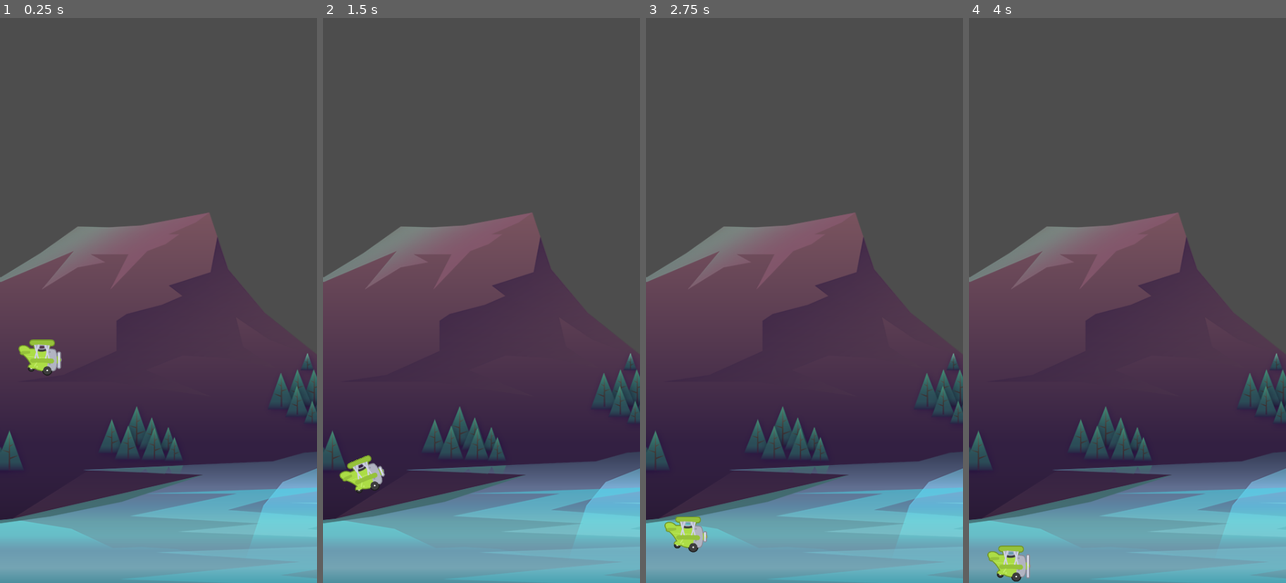
Above: before the commit, frames 1-4 (left to right).
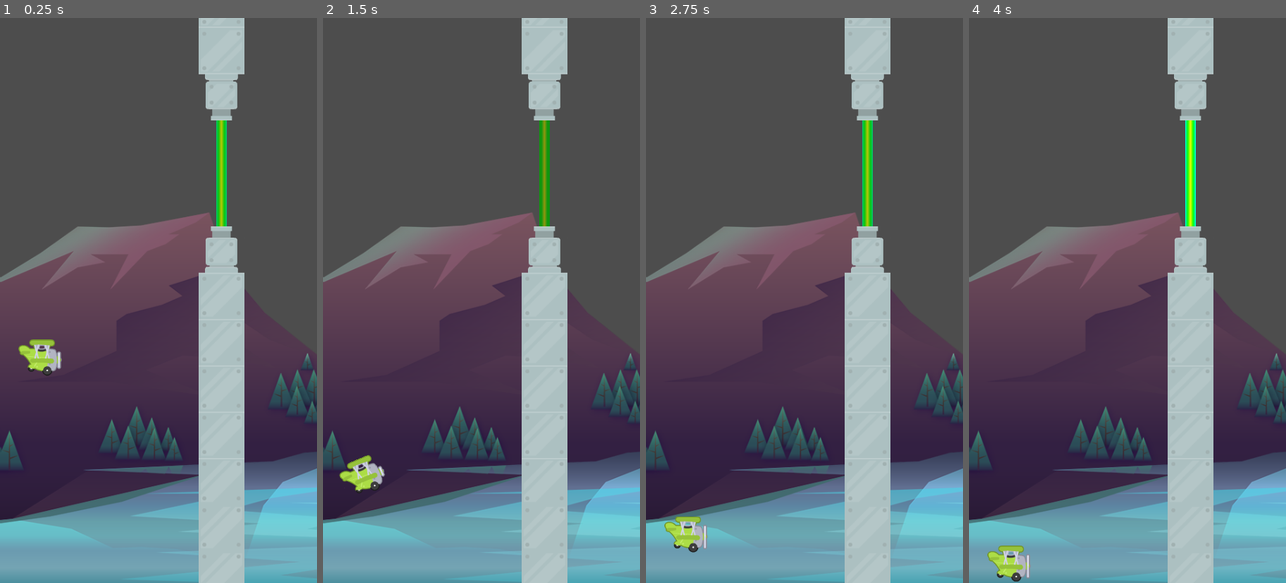
Above: after the commit, the same moments.

Repository: EmilyGreeen/UdemyGodotTappyPlane
Game: Godot game, scene res://scenes/game/game.tscn
Two runs of this game, one before a commit and one after it. Both use one fixed random seed, a clock stepped at 60 frames per second and the inputs below.
Inputs:
- Up to frame 1 (0.25 s): no input
- Up to frame 2 (1.5 s): tap Space (fly) at 0.6, 1.35 s
- Up to frame 3 (2.75 s): tap Space (fly) at 2.1 s
- Up to frame 4 (4 s): tap Space (fly) at 2.85, 3.6 s

The runs differ from the first frame. In frame 1, 11% of the frame differs, in the area x 62-78%, y 0-100%; in frame 2, 11%; in frame 3, 12%, in the area x 18-78%, y 0-100%; in frame 4, 11%.

Commit message:
add laser flashing animation

Diff:
--- a/scenes/game/game.tscn
+++ b/scenes/game/game.tscn
@@ -1,8 +1,9 @@
-[gd_scene load_steps=4 format=3 uid="uid://86ipyfn5j4v0"]
+[gd_scene load_steps=5 format=3 uid="uid://86ipyfn5j4v0"]
 
 [ext_resource type="Texture2D" uid="uid://5bssorilpep6" path="res://assets/background/rocks_2.png" id="1_orw5e"]
 [ext_resource type="PackedScene" uid="uid://cxvu2j6mvf7sa" path="res://scenes/plane/plane.tscn" id="2_ke0ca"]
 [ext_resource type="PackedScene" uid="uid://ofoq2srct7d" path="res://scenes/barrier/barrier.tscn" id="3_x5cgn"]
+[ext_resource type="PackedScene" uid="uid://cgwsu0bayrgi4" path="res://scenes/pipes/pipes.tscn" id="4_7tekr"]
 
 [node name="Game" type="Node2D"]
 
@@ -18,3 +19,7 @@
 
 [node name="Barrier2" parent="." instance=ExtResource("3_x5cgn")]
 position = Vector2(-8, 857)
+
+[node name="Pipes" parent="." instance=ExtResource("4_7tekr")]
+z_index = 1
+position = Vector2(335, 235)
--- a/scenes/laser/laser.tscn
+++ b/scenes/laser/laser.tscn
@@ -1,9 +1,46 @@
-[gd_scene load_steps=3 format=3 uid="uid://c6b6yp2dgn7ie"]
+[gd_scene load_steps=6 format=3 uid="uid://c6b6yp2dgn7ie"]
 
 [ext_resource type="Texture2D" uid="uid://gyne0ygk20ow" path="res://assets/pipes/laser2.png" id="1_3dlfr"]
 
 [sub_resource type="RectangleShape2D" id="RectangleShape2D_chd4j"]
 size = Vector2(4, 266)
+
+[sub_resource type="Animation" id="Animation_vkfo0"]
+resource_name = "laser_flash"
+loop_mode = 1
+tracks/0/type = "value"
+tracks/0/imported = false
+tracks/0/enabled = true
+tracks/0/path = NodePath("Sprite2D:self_modulate")
+tracks/0/interp = 1
+tracks/0/loop_wrap = true
+tracks/0/keys = {
+"times": PackedFloat32Array(0, 0.5, 1),
+"transitions": PackedFloat32Array(1, 1, 1),
+"update": 0,
+"values": [Color(1, 1, 1, 1), Color(0.686275, 0.658824, 0, 0.8), Color(1, 1, 1, 1)]
+}
+
+[sub_resource type="Animation" id="Animation_1mr1y"]
+length = 0.001
+tracks/0/type = "value"
+tracks/0/imported = false
+tracks/0/enabled = true
+tracks/0/path = NodePath("Sprite2D:self_modulate")
+tracks/0/interp = 1
+tracks/0/loop_wrap = true
+tracks/0/keys = {
+"times": PackedFloat32Array(0),
+"transitions": PackedFloat32Array(1),
+"update": 0,
+"values": [Color(1, 1, 1, 1)]
+}
+
+[sub_resource type="AnimationLibrary" id="AnimationLibrary_btc0k"]
+_data = {
+"RESET": SubResource("Animation_1mr1y"),
+"laser_flash": SubResource("Animation_vkfo0")
+}
 
 [node name="Laser" type="Area2D"]
 
@@ -14,3 +51,9 @@
 [node name="CollisionShape2D" type="CollisionShape2D" parent="."]
 position = Vector2(55, 2)
 shape = SubResource("RectangleShape2D_chd4j")
+
+[node name="AnimationPlayer" type="AnimationPlayer" parent="."]
+libraries = {
+"": SubResource("AnimationLibrary_btc0k")
+}
+autoplay = "laser_flash"
--- a/scenes/pipes/pipes.tscn
+++ b/scenes/pipes/pipes.tscn
@@ -1,9 +1,12 @@
-[gd_scene load_steps=3 format=3 uid="uid://cgwsu0bayrgi4"]
+[gd_scene load_steps=4 format=3 uid="uid://cgwsu0bayrgi4"]
 
 [ext_resource type="PackedScene" uid="uid://cdr57fnoqsymj" path="res://scenes/pipe/pipe.tscn" id="1_bwh2t"]
 [ext_resource type="PackedScene" uid="uid://c6b6yp2dgn7ie" path="res://scenes/laser/laser.tscn" id="2_tra2y"]
+[ext_resource type="AudioStream" uid="uid://bg7v80x6p6r5c" path="res://assets/audio/score.wav" id="3_m2v4t"]
 
 [node name="Pipes" type="Node2D"]
+
+[node name="Laser" parent="." instance=ExtResource("2_tra2y")]
 
 [node name="Upper" parent="." instance=ExtResource("1_bwh2t")]
 position = Vector2(0, -80)
@@ -12,5 +15,8 @@
 [node name="Lower" parent="." instance=ExtResource("1_bwh2t")]
 position = Vector2(0, 80)
 
-[node name="Laser" parent="." instance=ExtResource("2_tra2y")]
-z_index = -1
+[node name="VisibleOnScreenNotifier2D" type="VisibleOnScreenNotifier2D" parent="."]
+position = Vector2(32, 0)
+
+[node name="ScoreSound" type="AudioStreamPlayer2D" parent="."]
+stream = ExtResource("3_m2v4t")
--- a/scenes/plane/plane.tscn
+++ b/scenes/plane/plane.tscn
@@ -52,7 +52,7 @@
 sprite_frames = ExtResource("2_sy48n")
 animation = &"fly"
 autoplay = "fly"
-frame_progress = 0.647051
+frame_progress = 0.756767
 
 [node name="CollisionShape2D" type="CollisionShape2D" parent="."]
 shape = SubResource("CircleShape2D_cpga1")
